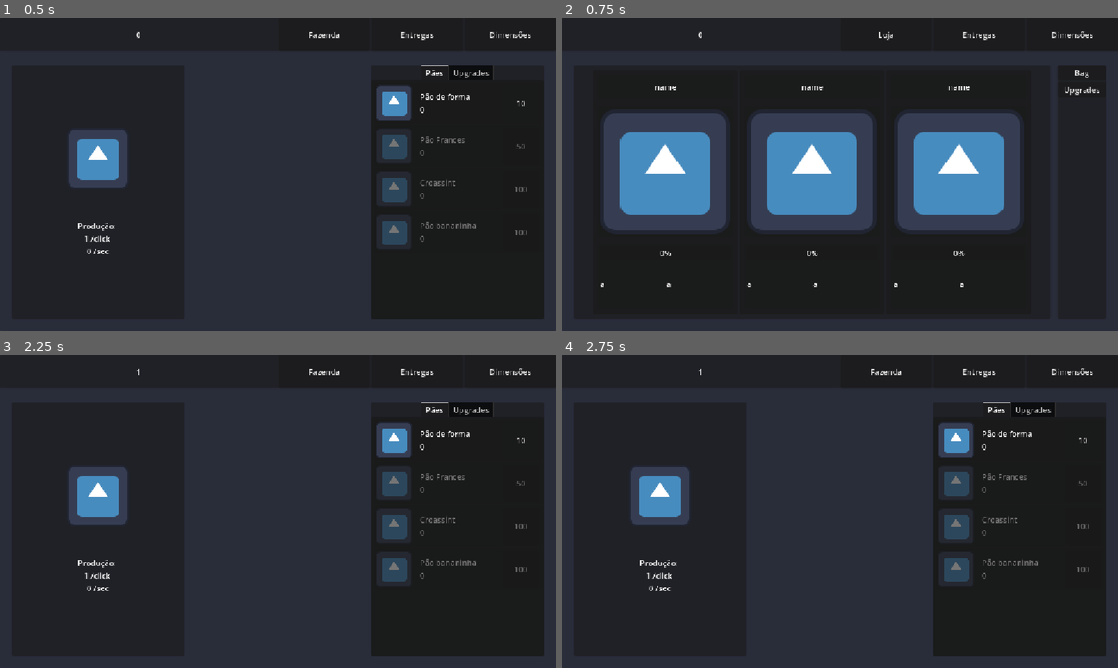
Above: before the commit, frames 1-4 (two rows, left to right).
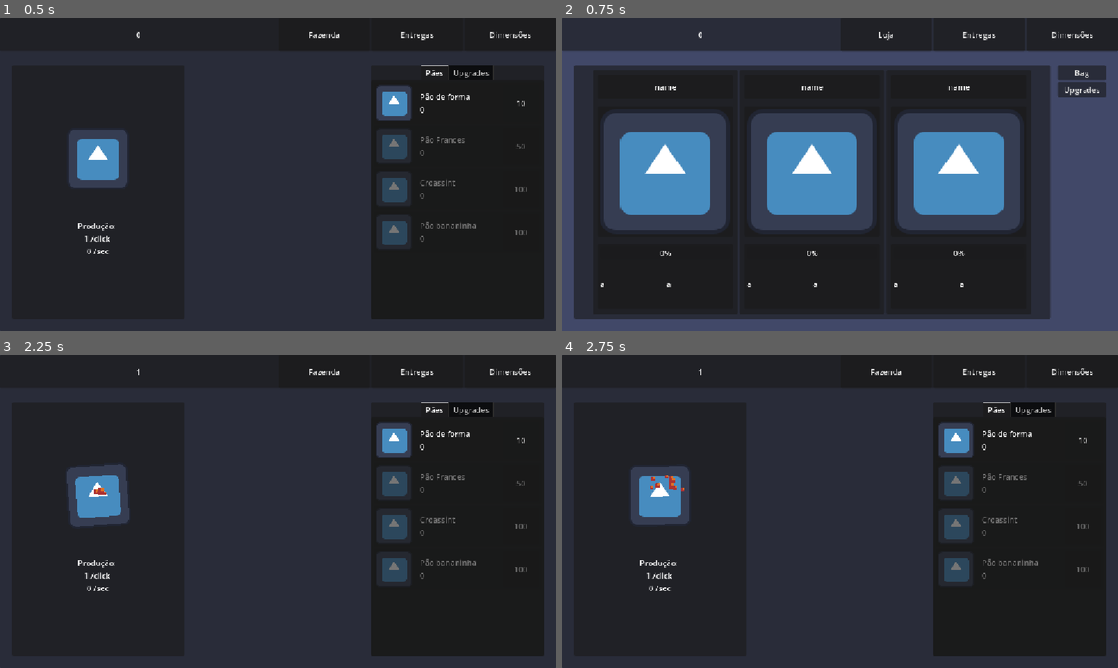
Above: after the commit, the same moments.

Repository: Porpetenha/Padaria-Idle
Game: Godot game, scene res://scenes/main.tscn
Two runs of this game, one before a commit and one after it. Both use one fixed random seed, a clock stepped at 60 frames per second and the inputs below. The engine's default icon, where the game draws it, is replaced by a stand-in: a white triangle on a blue panel in a dark square.
Inputs (mouse positions are in pixels of both pictures, inside the frame that each line leads up to):
- Up to frame 1 (0.5 s): no input
- Up to frame 2 (0.75 s): click "Fazenda" at 0.5 s
- Up to frame 3 (2.25 s): click "Loja" at 1.25 s; click (100, 495) at 2 s
- Up to frame 4 (2.75 s): no input

Frame 1 is identical in both runs. In frame 2, 20% of the frame differs, in the area x 0-100%, y 10-100%; in frame 3, 0.2%; in frame 4, 0.1%.

Commit message:
particles

Diff:
--- /dev/null
+++ b/assets/prefab/particle.tscn
@@ -0,0 +1,25 @@
+[gd_scene load_steps=3 format=3 uid="uid://c6yob8mnmn0vw"]
+
+[ext_resource type="Texture2D" uid="uid://dqvr35h0lcvg3" path="res://assets/sprites/blaze.png" id="1_fjnga"]
+
+[sub_resource type="ParticleProcessMaterial" id="ParticleProcessMaterial_ya4ey"]
+particle_flag_disable_z = true
+direction = Vector3(0, -1, 0)
+spread = 75.0
+initial_velocity_min = 50.0
+initial_velocity_max = 150.0
+gravity = Vector3(0, 98, 0)
+scale_min = 0.5
+scale_max = 1.5
+
+[node name="particle" type="GPUParticles2D"]
+emitting = false
+amount = 10
+texture = ExtResource("1_fjnga")
+lifetime = 4.0
+one_shot = true
+speed_scale = 0.5
+explosiveness = 1.0
+randomness = 0.2
+fixed_fps = 60
+process_material = SubResource("ParticleProcessMaterial_ya4ey")
--- a/scenes/farm.tscn
+++ b/scenes/farm.tscn
@@ -13,6 +13,7 @@
 script = ExtResource("1_kjpqf")
 
 [node name="PanelContainer" type="PanelContainer" parent="."]
+visible = false
 layout_mode = 1
 anchors_preset = 15
 anchor_right = 1.0
@@ -103,19 +104,16 @@
 [node name="soil3" parent="VBoxContainer/MarginContainer/HBoxContainer/soil_plant/MarginContainer/ScrollContainer/HBoxContainer" instance=ExtResource("2_kjpqf")]
 layout_mode = 2
 
-[node name="action_buttons" type="PanelContainer" parent="VBoxContainer/MarginContainer/HBoxContainer"]
+[node name="action_buttons" type="VBoxContainer" parent="VBoxContainer/MarginContainer/HBoxContainer"]
 custom_minimum_size = Vector2(100, 0)
 layout_mode = 2
 
-[node name="VBoxContainer" type="VBoxContainer" parent="VBoxContainer/MarginContainer/HBoxContainer/action_buttons"]
-layout_mode = 2
-
-[node name="Button" type="Button" parent="VBoxContainer/MarginContainer/HBoxContainer/action_buttons/VBoxContainer"]
+[node name="Button" type="Button" parent="VBoxContainer/MarginContainer/HBoxContainer/action_buttons"]
 layout_mode = 2
 text = "Bag
 "
 
-[node name="Button2" type="Button" parent="VBoxContainer/MarginContainer/HBoxContainer/action_buttons/VBoxContainer"]
+[node name="Button2" type="Button" parent="VBoxContainer/MarginContainer/HBoxContainer/action_buttons"]
 layout_mode = 2
 text = "Upgrades
 "
--- a/scenes/main.tscn
+++ b/scenes/main.tscn
@@ -1,7 +1,8 @@
-[gd_scene load_steps=10 format=3 uid="uid://dppjii4f5yke0"]
+[gd_scene load_steps=11 format=3 uid="uid://dppjii4f5yke0"]
 
 [ext_resource type="Script" uid="uid://bvxrp5uw4aq2s" path="res://scripts/main.gd" id="1_o5qli"]
 [ext_resource type="Texture2D" uid="uid://d24wvxq1b1nut" path="res://icon.svg" id="2_0wfyh"]
+[ext_resource type="Script" uid="uid://w71ntir1y6lr" path="res://scripts/click_animation.gd" id="3_choun"]
 [ext_resource type="Script" uid="uid://lfo0464gwutn" path="res://scripts/upgrade_manager.gd" id="3_o6xl0"]
 [ext_resource type="PackedScene" uid="uid://dhnhrqdprsmpw" path="res://assets/prefab/upgrades.tscn" id="3_sugp2"]
 [ext_resource type="Script" uid="uid://b10qq2qpidafp" path="res://scripts/upgrade_data.gd" id="5_tipki"]
@@ -94,6 +95,7 @@
 layout_mode = 2
 size_flags_vertical = 3
 texture_normal = ExtResource("2_0wfyh")
+script = ExtResource("3_choun")
 
 [node name="bread_production" type="Label" parent="VBoxContainer/MarginContainer/HBoxContainer/forno/VBoxContainer"]
 texture_filter = 1
--- /dev/null
+++ b/scripts/click_animation.gd
@@ -0,0 +1,37 @@
+extends TextureButton
+
+const EMBER_PARTICLES = preload("res://assets/prefab/particle.tscn")
+
+func _ready():
+	# Define o pivô no centro do botão
+	pivot_offset = size / 2
+	#particles.position = size / 2
+	pressed.connect(_on_button_pressed)
+
+func _on_button_pressed():
+	var tween = create_tween()
+	tween.set_parallel(true)
+
+	# Pulsar (scale)
+	tween.tween_property(self, "scale", Vector2(1.15, 1.15), 0.1)
+	tween.chain().tween_property(self, "scale", Vector2(1.0, 1.0), 0.3).set_ease(Tween.EASE_OUT).set_trans(Tween.TRANS_ELASTIC)
+
+	# Chacoalhar (rotation)
+	tween.tween_property(self, "rotation", deg_to_rad(-5), 0.1)
+	tween.chain().tween_property(self, "rotation", deg_to_rad(5), 0.1)
+	tween.chain().tween_property(self, "rotation", deg_to_rad(-3), 0.1)
+	tween.chain().tween_property(self, "rotation", 0, 0.1)
+
+	# Cria novas partículas
+	spawn_particles()
+
+func spawn_particles():
+	var particles = EMBER_PARTICLES.instantiate()
+	add_child(particles)
+	particles.position = size / 2
+	particles.emitting = true
+
+	# Remove as partículas após terminarem
+	get_tree().create_timer(particles.lifetime).timeout.connect(
+		func(): particles.queue_free()
+	)
Binary file added: assets/sprites/blaze.png
Not shown, added: assets/sprites/blaze.png.import
Not shown, added: scripts/click_animation.gd.uid
